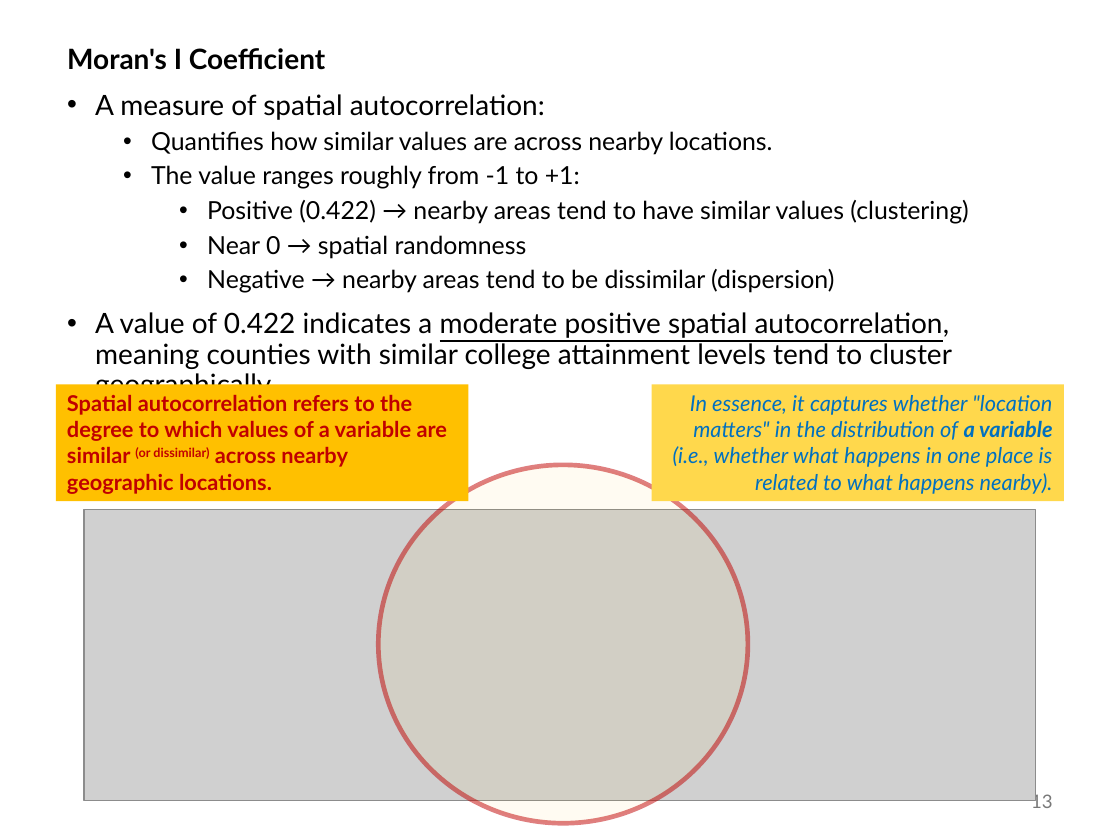
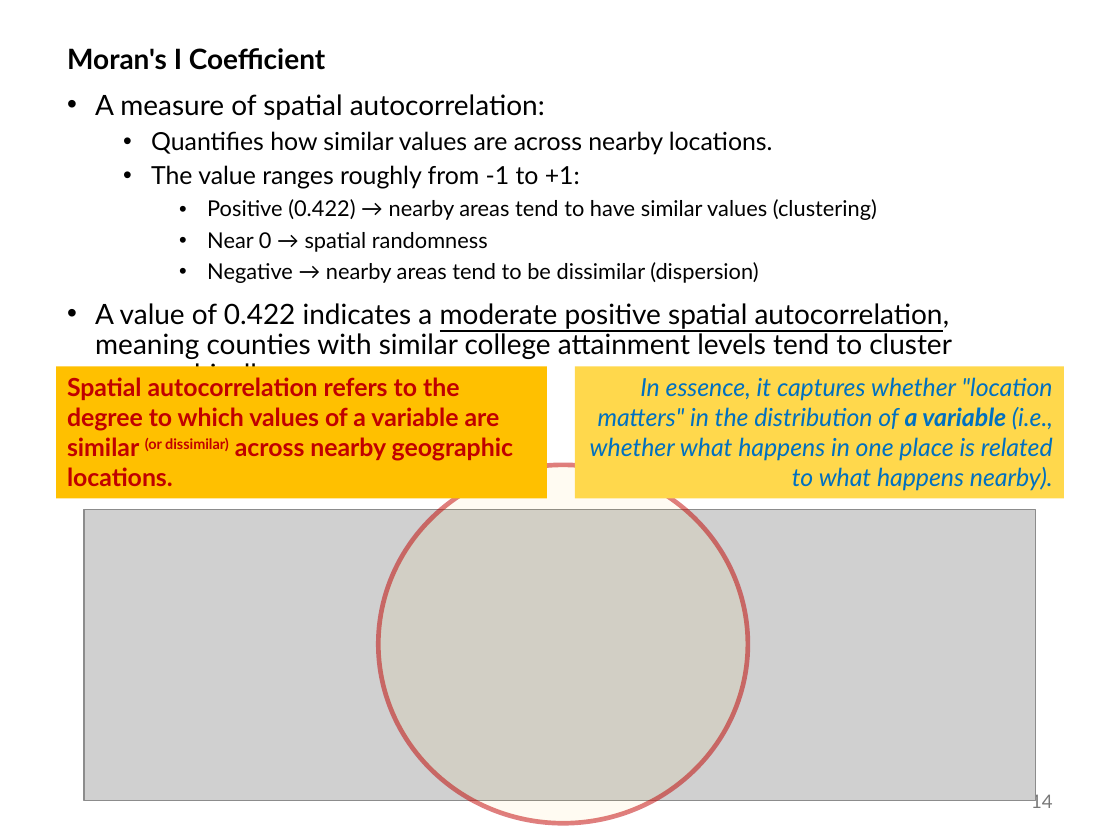
Before and after one commit to abuabara/abuabara.github.io, a slide deck: slide 14 of DAEN489S26/week12_slides.pptx (slide 13 before the commit). Drawn at 1120x840 pixels with LibreOffice and Linux fonts; fonts in the diff are those of the drawing; grey boxes stand for pictures. Boxes give left, top, right and bottom in pixels: in the first picture for what was removed or moved away, otherwise in the second. Text is boxed around its words. In the diff, an @@ line names an element or a change of style, - is before the commit and + after.

```diff
--- a/DAEN489S26/week12_slides.pptx
+++ b/DAEN489S26/week12_slides.pptx
@@ text at [207, 199, 877, 283]: size 16 to 14 pt in "Positive (0.422) → nearby areas tend to ...", "Near 0 → spatial randomness", "Negative → nearby areas tend to be ..." @@
@@ rectangle "Spatial autocorrelation refers to the ..." at [56, 366, 547, 498]: size 14 to 16 pt @@
@@ rectangle "Spatial autocorrelation refers to the ...": place and size @@
-rectangle "Spatial autocorrelation refers to the ..." at [56, 384, 468, 501]
+rectangle "Spatial autocorrelation refers to the ..." at [56, 366, 547, 498]
@@ rectangle "In essence, it captures whether ...": place and size @@
-rectangle "In essence, it captures whether ..." at [652, 384, 1064, 501]
+rectangle "In essence, it captures whether ..." at [575, 366, 1064, 498]
@@ rectangle "In essence, it captures whether ..." at [575, 366, 1064, 498]: size 14 to 16 pt @@
@@ page number at [1031, 792, 1053, 808]: text changed @@
-13
+14
```
Also in this commit, not shown: 15 other slides changed, 7 slides added, 2 slides removed, 1 other file.
